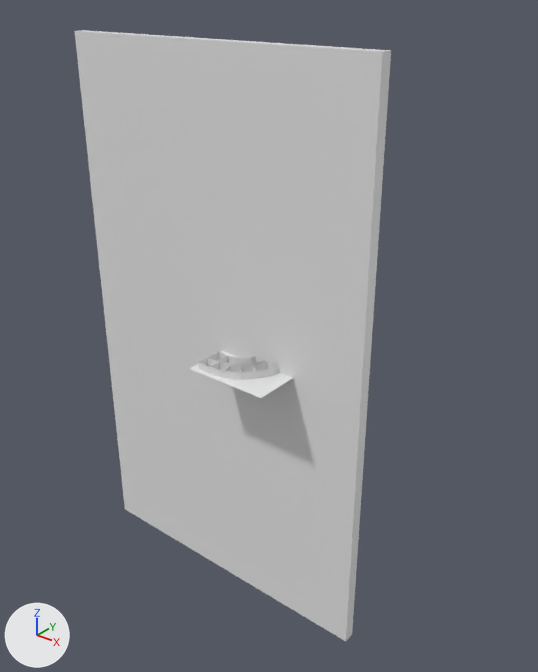
Renders of the Blender file School game - kopie/school_gebouw.blend from each side of a commit.
Rendered twice from a 50 mm lens placed at (120.5, -129.7, 88.4), pointed at (13.3, 4.2, 5.4). The lights are fixed; the arrows at lower left show +X, +Y and +Z.

The older version as bpy lines, for what is in view:
```python
me_plane = bpy.data.meshes.new('Plane')
me_plane.from_pydata([(-1.0, -1.0, 0.0), (1.0, -1.0, 0.0), (-1.0, 1.0, 0.0), (1.0, 1.0, 0.0)], [], [(0, 1, 3, 2)])
me_plane_001 = bpy.data.meshes.new('Plane.001')
me_plane_001.from_pydata(...)  # 740 vertices, 696 faces; spans x -45.0..45.0, y -13.0..8.0, z -76.0..76.0
me_plane_001.polygons.foreach_set('use_smooth', [True] * 696)
# before: 732 (-45.0, -2.0, -76.0) at pixel (124, 509), 733 (-45.0, -2.0, 76.0) at pixel (74, 31), 734 (-45.0, 2.0, -76.0), 735 (-45.0, 2.0, 76.0) at pixel (84, 30), 736 (45.0, -2.0, -76.0) at pixel (345, 641)
# before: 737 (45.0, -2.0, 76.0) at pixel (382, 51), 738 (45.0, 2.0, -76.0) at pixel (352, 634), 739 (45.0, 2.0, 76.0) at pixel (391, 50)
ob_plane = bpy.data.objects.new('Plane', me_plane_001)
ob_plane.location = (0.0, 0.0, 0.0)
ob_plane_001 = bpy.data.objects.new('Plane.001', me_plane)
ob_plane_001.location = (14.0, -2.1, 0.0)
ob_plane_001.scale = (11.6, 11.9, 1.0)
```
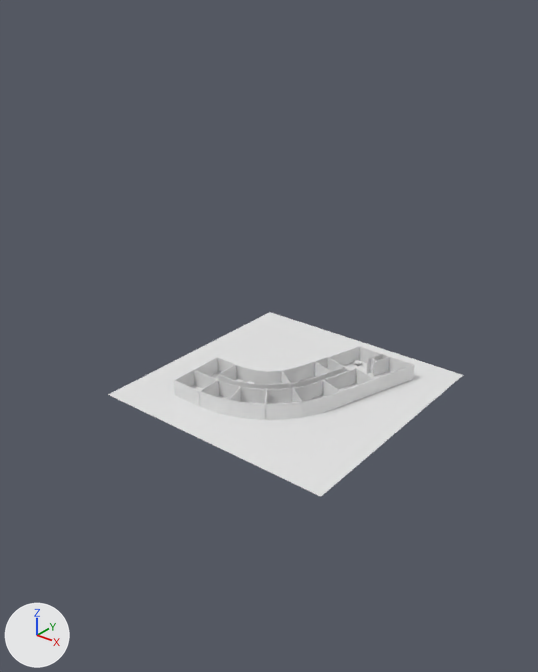
Changed parts and their boxes (x1, y1, x2, y2) in the pictures (538 x 672 px):
'Plane', reshaped, rescaled (24% narrower, 88% shorter)
    before: (75, 30, 391, 641)
    after: (174, 346, 414, 420)
'Plane.001', moved, rescaled
    before: (189, 351, 292, 398)
    after: (108, 312, 463, 497)
part 1 of me_plane_001, deleted
    before: (75, 30, 391, 641)

Edits to the bpy script that builds the scene:
```text
Change me_plane_001:
    where me_plane_001.from_pydata(...)  # 740 vertices, 696 faces; spans x -45.0..45.0, y -13.0..8.0, z -76.0..76.0
    used by ob_plane; location = (0.0, 0.0, 0.0)
    verts and faces of me_plane_001; kept vertices keep their numbers, new ones are numbered from 740
    me_plane_001 part 1
    add delete_vertices([*range(732, 740)])  # with the faces that use them
Change ob_plane:
    ob_plane.scale: (1.0, 1.0, 1.0) -> (2.0, 2.0, 2.0)
Change ob_plane_001:
    ob_plane_001.location: (14.0, -2.1, 0.0) -> (27.0, -4.8, 0.0)
    ob_plane_001.scale: (11.6, 11.9, 1.0) -> (30.3, 30.3, 1.0)
```
